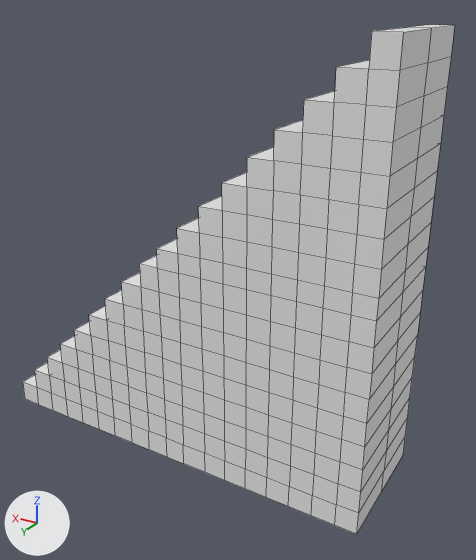
One commit to the Blender file modelos/cidade/Cidade.blend: the scene before it, then after it.
One viewpoint serves both versions: a camera (50 mm lens) standing at (-1.89, 5.93, 5.17) and looking at (1.74, -0.13, 2.14). Lighting does not change. The marker at lower left points along +X, +Y and +Z. Mesh edges are drawn as thin lines. The same objects are shown in both versions, whatever each file hides.

Script lines for the objects in view, before the commit:
```python
me_stairs = bpy.data.meshes.new('Stairs')
me_stairs.from_pydata(...)  # 263 vertices, 225 faces; spans x -0.23..4.68, y -0.76..0.0, z 0.02..4.92
me_stairs.materials.append(mat_material)  # white #e7e7e7
ob_stairs = bpy.data.objects.new('Stairs', me_stairs)
ob_stairs.location = (0.0, 0.0, 0.0)
_m = ob_stairs.modifiers.new('Mirror', 'MIRROR')
_m.use_axis = (False, True, False)
_m.use_clip = True
```
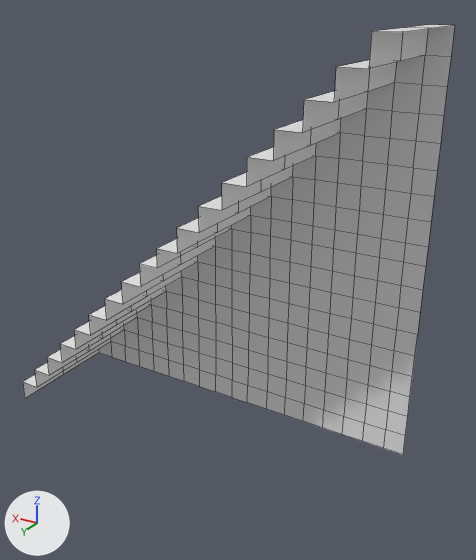
Changed parts and their boxes (x1, y1, x2, y2) in the pictures (476 x 560 px):
```json
{"object": "Stairs", "change": "reshaped, modifiers changed", "before": [23, 25, 455, 534], "after": [23, 25, 455, 455], "on screen": "15% shorter"}
{"part": 1, "of": "me_stairs", "change": "built on", "before": [357, 25, 455, 533], "after": [23, 28, 430, 398]}
```

Edits to the scene script, one JSON object a line:
```json
{"block": "me_stairs", "where": "# used by ob_stairs; location = (0.0, 0.0, 0.0)"}
{"op": "remove", "block": "me_stairs", "code": "me_stairs.from_pydata(...)  # 263 vertices, 225 faces; spans x -0.23..4.68, y -0.76..0.0, z 0.02..4.92"}
{"op": "add", "block": "me_stairs", "code": "me_stairs.from_pydata(...)  # 282 vertices, 243 faces; spans x -0.23..4.68, y -0.76..0.76, z 0.02..4.92"}
{"block": "me_stairs", "change": "me_stairs part 1"}
{"block": "me_stairs", "change": "18 vertices are removed from x -0.23, y 0.0, z 0.02..4.65"}
{"block": "me_stairs", "change": "18 faces are deleted"}
{"block": "me_stairs", "change": "37 new vertices lie (0.0, 0.76, 0.0) away from vertices in x -0.23..4.68, y 0.0, z 0.02..4.92"}
{"block": "me_stairs", "change": "36 new faces join them"}
{"op": "remove", "block": "ob_stairs", "code": "_m = ob_stairs.modifiers.new('Mirror', 'MIRROR')"}
{"op": "remove", "block": "ob_stairs", "code": "_m.use_axis = (False, True, False)"}
{"op": "remove", "block": "ob_stairs", "code": "_m.use_clip = True"}
```
